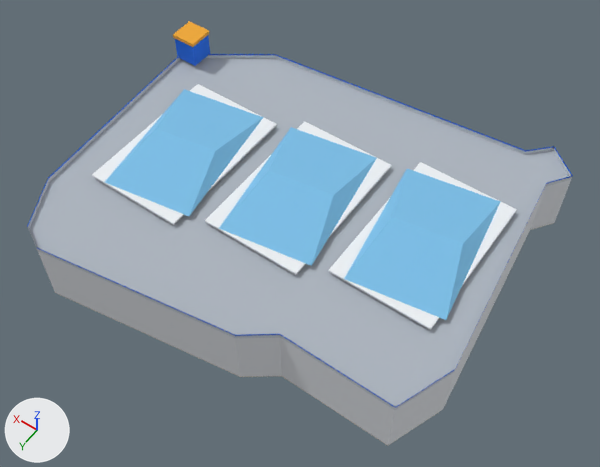
Two versions of the glTF model public/models/landmark/mal-ska-lod2.glb, one commit apart.
The view is the same before and after, from a 50 mm lens placed at (-102.5, 141.8, 224.8), pointed at (-5.1, 5.4, 10.5). Every picture has the same lights, and +X, +Y and +Z are marked at lower left. The first picture is the older version. Vertices at exactly the same position are counted once.

The older version as bpy lines, for what is in view:
```python
me_mal_ska_lod2 = bpy.data.meshes.new('mal-ska_LOD2')
me_mal_ska_lod2.from_pydata(...)  # 139 vertices, 203 faces; spans x -72.7..76.9, y -64.7..64.8, z 0.0..34.3
me_mal_ska_lod2.materials.append(mat_landmark_warna)
ob_mal_ska_lod2 = bpy.data.objects.new('mal-ska_LOD2', me_mal_ska_lod2)
ob_mal_ska_lod2.location = (0.0, 0.0, 0.0)
```
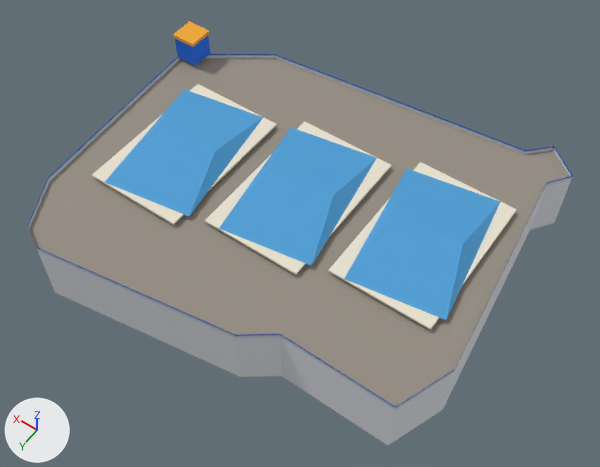
Commit message: feat(landmark): Mal SKA dibentuk ulang mengikuti gambar rujukan Flow

The change in detail:
me_mal_ska_lod2 has 139 vertices, 203 faces and spans x -72.7..76.9, y -64.7..64.8, z 0.0..34.3.
me_mal_ska_lod2 is used by ob_mal_ska_lod2; location (0.0, 0.0, 0.0).
me_mal_ska_lod2 part 1: 30 faces centred in x -61.0..57.2, y -32.7..33.9, z 24.1..24.5 are repainted in the vertex colours; the middle colour goes from white #eef2f6 to pale yellow #e9e2d0.
me_mal_ska_lod2 part 2: 18 faces centred in x -57.8..54.0, y -21.5..22.7, z 25.9..27.3 are repainted in the vertex colours; the middle colour goes from blue #7cc0e8 to blue #4f9fd6.
me_mal_ska_lod2 part 3: 11 faces centred in x -61.7..36.2, y -59.4..59.8, z 22.5 are repainted in the vertex colours; the middle colour goes from light grey #aeb6c0 to grey #978f84.

Pixel boxes [x1, y1, x2, y2] of what changed, in the pictures (600 x 467 px):
part 1 of me_mal_ska_lod2, recoloured: [92, 84, 517, 330] in both
part 2 of me_mal_ska_lod2, recoloured: [105, 89, 500, 320] in both
part 3 of me_mal_ska_lod2, recoloured (light grey to grey): [29, 58, 569, 407] in both
